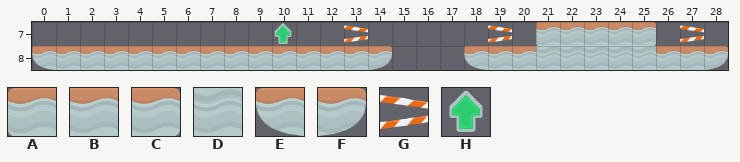
Two versions of a level (Tiled map, Running From Power/Maps/Easy Map 1.tmx). This is how it looked before the edit.
Cells are 70x70 px. Shown: x 0..28, y 7..8.
Key: from "platformerPack_industrial_tile": A 1, B 2, C 3, D 4, E 16, F 17, G 75, H 83.
_ is an empty cell.
Objects are placed by their top-left corner, in cells (3,4 is the top-left corner of cell 3,4); size is 1x1 cell unless given.
Layer "Tile Layer 1" before, first column x 0:
7 _____________G_____G_ABBBC_G_
8 EBBBBBBBBBBBBBF___EBBDDDDDBBF
Objects on layer "Powerups" before:
H at 10,7
After the commit:
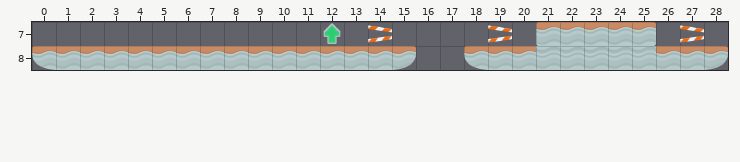
Difference:
Layer "Tile Layer 1":
y 7: x 13..14 G_ -> _G
y 8: x 14..15 F_ -> BF
Layer "Powerups":
changed: H at 10,7 -> H at 12,7
Where, in picture pixels (left, top, right, bottom), the same in both pictures:
old place: (274, 23, 292, 44)
changed: (323, 23, 416, 70)
